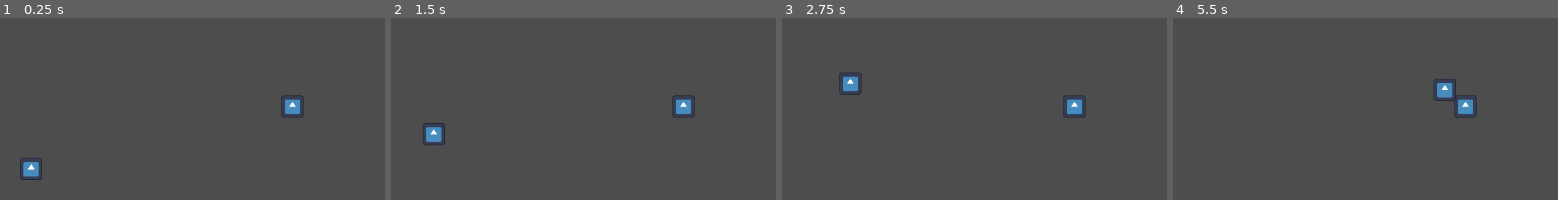
Above: before the commit, frames 1-4 (left to right).
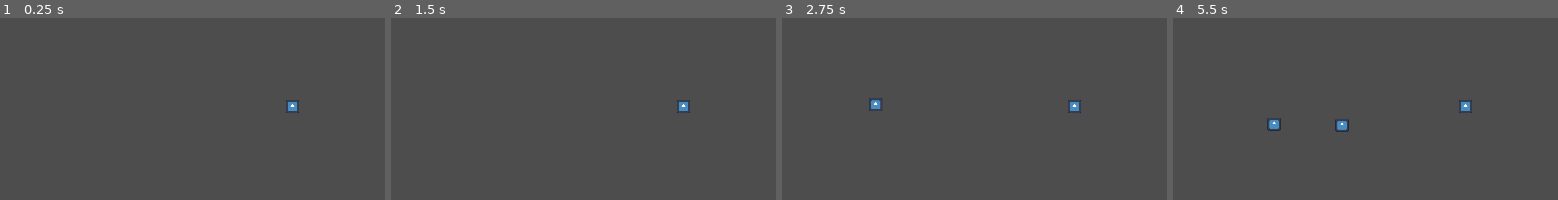
Above: after the commit, the same moments.

Repository: SIN-Studios/Greed
Game: Godot game, scene res://Scenes/Levels/test_level.tscn
Same seed, same stepped clock (60 frames per second), same inputs: the game is played once before the commit and once after it. Before the commit the project starts from res://Scenes/Levels/main_level.tscn. The engine's default icon, where the game draws it, is replaced by a stand-in: a white triangle on a blue panel in a dark square.
Inputs (mouse positions are in pixels of both pictures, inside the frame that each line leads up to):
- Up to frame 1 (0.25 s): no input
- Up to frame 2 (1.5 s): move the mouse to (outside the picture) at 0.52 s; hold D (move_right) 0.53-1.28 s; click (outside the picture) at 0.6 s; move the mouse to (521, 129) at 1.27 s; hold S (move_backward) from 1.28 s (still down); click (521, 129) at 1.35 s
- Up to frame 3 (2.75 s): move the mouse to (outside the picture) at 2.02 s; release S (move_backward) at 2.03 s; hold D (move_right) from 2.03 s (still down); click (outside the picture) at 2.1 s
- Up to frame 4 (5.5 s): move the mouse to (1427, 196) at 2.77 s; release D (move_right) at 2.78 s; hold W (move_forward) 2.78-3.53 s; click (1427, 196) at 2.85 s; move the mouse to (outside the picture) at 3.52 s; hold A (move_left) 3.53-5.03 s; click (outside the picture) at 3.6 s; move the mouse to (1226, 39) at 4.27 s; click (1226, 39) at 4.35 s; move the mouse to (1504, 107) at 5.02 s; hold S (move_backward) from 5.03 s (still down); click (1504, 107) at 5.1 s

The runs differ from the first frame. In frame 1, 0.8% of the frame differs, in the area x 5-79%, y 42-90%; in frame 2, 0.8%; in frame 3, 0.9%; in frame 4, 1.2%, in the area x 24-79%, y 33-63%.

Commit message:
fixing collisions, and some other stuff

Diff:
--- /dev/null
+++ b/Project/Scenes/Levels/test_level.tscn
@@ -0,0 +1,11 @@
+[gd_scene format=3 uid="uid://bfgyopghckhci"]
+
+[ext_resource type="PackedScene" uid="uid://xu8pjhossg40" path="res://Scenes/Player/player.tscn" id="1_2ytpj"]
+[ext_resource type="PackedScene" uid="uid://chsr0uagyvvty" path="res://Scenes/Technical/enemy_spawner.tscn" id="3_npfmg"]
+
+[node name="test_level" type="Node2D" unique_id=428871611]
+
+[node name="player" parent="." unique_id=1334899193 instance=ExtResource("1_2ytpj")]
+position = Vector2(379, -134)
+
+[node name="enemy_spawner" parent="." unique_id=1522186512 instance=ExtResource("3_npfmg")]
--- a/Project/Scenes/Player/knife.tscn
+++ b/Project/Scenes/Player/knife.tscn
@@ -7,7 +7,7 @@
 [node name="knife" type="Node2D" unique_id=331775305]
 
 [node name="Area2D" type="Area2D" parent="." unique_id=297568975]
-collision_layer = 8
+collision_layer = 4
 collision_mask = 8
 
 [node name="CollisionShape2D" type="CollisionShape2D" parent="Area2D" unique_id=1508981693]
--- a/Project/Scenes/Player/player.tscn
+++ b/Project/Scenes/Player/player.tscn
@@ -9,8 +9,7 @@
 size = Vector2(32, 32)
 
 [node name="player" type="CharacterBody2D" unique_id=1334899193 groups=["player"]]
-collision_layer = 5
-collision_mask = 5
+collision_layer = 4
 motion_mode = 1
 script = ExtResource("1_a3d8c")
 
--- a/Project/Scenes/Spawnable/enemy.tscn
+++ b/Project/Scenes/Spawnable/enemy.tscn
@@ -1,33 +1,58 @@
 [gd_scene format=3 uid="uid://dkoprr5x326x8"]
 
-[ext_resource type="Script" uid="uid://cdbep7d4o5ds5" path="res://Scripts/Attached/enemy.gd" id="1_eqn1u"]
+[ext_resource type="Script" uid="uid://cdbep7d4o5ds5" path="res://Scripts/Attached/Enemies/enemy.gd" id="1_eqn1u"]
 [ext_resource type="Texture2D" uid="uid://bxvua0gasaqjd" path="res://Assets/Sprites/icon.svg" id="2_i3vir"]
 
-[sub_resource type="RectangleShape2D" id="RectangleShape2D_i3vir"]
-size = Vector2(32, 32)
+[sub_resource type="RectangleShape2D" id="RectangleShape2D_3mt26"]
+
+[sub_resource type="CircleShape2D" id="CircleShape2D_mb5yn"]
+
+[sub_resource type="CircleShape2D" id="CircleShape2D_so16t"]
+
+[sub_resource type="RectangleShape2D" id="RectangleShape2D_05f0q"]
 
 [node name="enemy" type="CharacterBody2D" unique_id=1785780369 groups=["enemy"]]
-collision_layer = 9
-collision_mask = 9
+collision_layer = 8
+collision_mask = 13
 motion_mode = 1
 slide_on_ceiling = false
+platform_floor_layers = 4294967041
+platform_wall_layers = 1
 safe_margin = 1.0
 script = ExtResource("1_eqn1u")
-
-[node name="CollisionShape2D" type="CollisionShape2D" parent="." unique_id=998472841]
-scale = Vector2(0.8, 0.8)
-shape = SubResource("RectangleShape2D_i3vir")
-one_way_collision = true
 
 [node name="Sprite2D" type="Sprite2D" parent="." unique_id=1656603093]
 scale = Vector2(0.25, 0.25)
 texture = ExtResource("2_i3vir")
 
 [node name="Area2D" type="Area2D" parent="." unique_id=329374249]
-collision_layer = 4
+collision_layer = 8
 collision_mask = 4
 
-[node name="CollisionShape2D" type="CollisionShape2D" parent="Area2D" unique_id=1768100830]
-shape = SubResource("RectangleShape2D_i3vir")
+[node name="CollisionShape2D" type="CollisionShape2D" parent="Area2D" unique_id=397723945]
+scale = Vector2(1.5, 1.5)
+shape = SubResource("RectangleShape2D_3mt26")
+
+[node name="detection_range" type="Area2D" parent="." unique_id=76861058]
+collision_layer = 8
+collision_mask = 4
+
+[node name="CollisionShape2D" type="CollisionShape2D" parent="detection_range" unique_id=485786644]
+scale = Vector2(15, 15)
+shape = SubResource("CircleShape2D_mb5yn")
+
+[node name="focus_range" type="Area2D" parent="." unique_id=523126110]
+collision_layer = 8
+collision_mask = 4
+
+[node name="CollisionShape2D" type="CollisionShape2D" parent="focus_range" unique_id=1334775914]
+scale = Vector2(40, 40)
+shape = SubResource("CircleShape2D_so16t")
+
+[node name="CollisionShape2D" type="CollisionShape2D" parent="." unique_id=1871596448]
+scale = Vector2(1.25, 1.25)
+shape = SubResource("RectangleShape2D_05f0q")
 
 [connection signal="body_entered" from="Area2D" to="." method="_on_area_2d_body_entered"]
+[connection signal="body_entered" from="detection_range" to="." method="_on_detection_range_body_entered"]
+[connection signal="body_exited" from="focus_range" to="." method="_on_focus_range_body_exited"]
--- a/Project/Scenes/Spawnable/item.tscn
+++ b/Project/Scenes/Spawnable/item.tscn
@@ -17,15 +17,25 @@
 texture = ExtResource("1_5etqo")
 
 [node name="Area2D" type="Area2D" parent="." unique_id=1771012388]
+collision_layer = 16
+collision_mask = 4
 
 [node name="CollisionShape2D" type="CollisionShape2D" parent="Area2D" unique_id=655153126]
 shape = SubResource("CircleShape2D_1nyum")
 
 [node name="collection_range" type="Area2D" parent="." unique_id=734438668]
+collision_layer = 16
+collision_mask = 4
 
 [node name="CollisionShape2D" type="CollisionShape2D" parent="collection_range" unique_id=1581641770]
 shape = SubResource("CircleShape2D_5etqo")
 
+[node name="Timer" type="Timer" parent="." unique_id=1607761040]
+wait_time = 300.0
+one_shot = true
+autostart = true
+
 [connection signal="body_entered" from="Area2D" to="." method="_on_area_2d_body_entered"]
 [connection signal="body_entered" from="collection_range" to="." method="_on_collection_range_body_entered"]
 [connection signal="body_exited" from="collection_range" to="." method="_on_collection_range_body_exited"]
+[connection signal="timeout" from="Timer" to="." method="_on_timer_timeout"]
--- /dev/null
+++ b/Project/Scenes/Technical/enemy_spawner.tscn
@@ -0,0 +1,12 @@
+[gd_scene format=3 uid="uid://chsr0uagyvvty"]
+
+[ext_resource type="Script" uid="uid://bbh418gsrooib" path="res://Scripts/Attached/enemy_spawner.gd" id="1_cjqn1"]
+
+[node name="enemy_spawner" type="Node2D" unique_id=1522186512]
+script = ExtResource("1_cjqn1")
+
+[node name="Timer" type="Timer" parent="." unique_id=1952201968]
+wait_time = 2.0
+autostart = true
+
+[connection signal="timeout" from="Timer" to="." method="_on_timer_timeout"]
--- a/Project/Scripts/Attached/enemy.gd
+++ b/Project/Scripts/Attached/Enemies/enemy.gd
@@ -8,6 +8,7 @@
 var direction: Vector2
 var player: CharacterBody2D
 var health: int = 100
+var following_player: bool = false
 
 var item: PackedScene = preload("res://Scenes/Spawnable/item.tscn")
 
@@ -17,10 +18,15 @@
 	SignalManager.enemy_take_damage.connect(take_damage)
 
 func _physics_process(_delta: float) -> void:
-	direction = global_position.direction_to(player.global_position)
-	velocity = direction * speed * speed_multuplier
-	if speed_multuplier != 1:
-		speed_multuplier += 1
+	if following_player:
+		direction = global_position.direction_to(player.global_position)
+		velocity = direction * speed * speed_multuplier
+		if speed_multuplier != 1:
+			speed_multuplier += 1
+		else:
+			set_collision_mask_value(4, true)
+	else:
+		velocity = Vector2(0,0)
 	move_and_slide()
 
 
@@ -30,19 +36,31 @@
 		var new_damage = enemy_damage * randf_range(0.8, 1.2)
 		SignalManager.player_take_damage.emit(new_damage)
 
-func take_damage(damage):
-	print("enemy ", health)
-	health -= damage
-	if health <= 0:
-		enemy_die()
-	#knockback enemy
-	speed_multuplier = -10
 
-func enemy_die():
+
+func take_damage(damage, body) -> void:
+	if body == self:
+		print("enemy ", health)
+		health -= damage
+		if health <= 0:
+			enemy_die()
+		#knockback enemy
+		speed_multuplier = -10
+		set_collision_mask_value(4, false)
+
+func enemy_die() -> void:
 	summon_item()
 	queue_free()
 
-func summon_item():
+func summon_item() -> void:
 	var new_item = item.instantiate()
 	new_item.global_position = global_position
 	call_deferred("add_sibling", new_item)
+
+func _on_detection_range_body_entered(body: Node2D) -> void:
+	if body == player:
+		following_player = true
+
+func _on_focus_range_body_exited(body: Node2D) -> void:
+	if body == player:
+		following_player = false
--- /dev/null
+++ b/Project/Scripts/Attached/enemy_spawner.gd
@@ -0,0 +1,26 @@
+extends Node2D
+
+var enemy: PackedScene = preload("res://Scenes/Spawnable/enemy.tscn")
+var current_enemy: String = "dumpling"
+
+var enemies: Dictionary[String, ItemData] = {
+	"dumpling": create_item("Dumpling", preload("res://Assets/Sprites/icon.svg"), preload("res://Scripts/Attached/Enemies/enemy.gd"))
+}
+
+func create_item(enemy_name: String, enemy_texture: Texture2D, enemy_script: Script) -> ItemData:
+	var enemy_data = ItemData.new()
+	enemy_data.enemy_name = enemy_name
+	enemy_data.enemy_texture = enemy_texture
+	enemy_data.enemy_script = enemy_script
+	return enemy_data
+
+func _on_timer_timeout() -> void:
+	spawn_enemy(Vector2(randf_range(-100,100),randf_range(-100,100)))
+
+func spawn_enemy(coordinates: Vector2) -> void:
+	var new_enemy = enemy.instantiate()
+	new_enemy.global_position = coordinates
+	new_enemy.name = str(enemies[current_enemy].enemy_name, "_1")
+	new_enemy.get_node("Sprite2D").texture = enemies[current_enemy].enemy_texture
+	new_enemy.script = enemies[current_enemy].enemy_script
+	call_deferred("add_child", new_enemy, true)
--- a/Project/Scripts/Attached/hand.gd
+++ b/Project/Scripts/Attached/hand.gd
@@ -19,4 +19,4 @@
 	if body.is_in_group("enemy"):
 		@warning_ignore("narrowing_conversion")
 		var new_damage: int = weapon_damage * randf_range(0.8,1.2)
-		SignalManager.enemy_take_damage.emit(new_damage)
+		SignalManager.enemy_take_damage.emit(new_damage, body)
--- a/Project/Scripts/Attached/item.gd
+++ b/Project/Scripts/Attached/item.gd
@@ -28,3 +28,7 @@
 		var direction = global_position.direction_to(player.global_position)
 		var distance_to_player = global_position.distance_to(player.global_position)
 		global_position += direction * speed * delta * (200 - distance_to_player)
+
+
+func _on_timer_timeout() -> void:
+	queue_free()
--- /dev/null
+++ b/Project/Scripts/Detatched/enemy_data.gd
@@ -0,0 +1,6 @@
+class_name ItemData
+extends Resource
+
+var enemy_texture: Texture2D
+var enemy_name: String
+var enemy_script: Script
--- a/Project/project.godot
+++ b/Project/project.godot
@@ -11,13 +11,18 @@
 [application]
 
 config/name="Greed"
-run/main_scene="uid://cbm8wkrbhppjn"
+run/main_scene="uid://bfgyopghckhci"
 config/features=PackedStringArray("4.6", "Forward Plus")
 config/icon="res://icon.svg"
 
 [autoload]
 
 SignalManager="*uid://dqlltuxt2b8u4"
+
+[display]
+
+window/size/viewport_width=1920
+window/size/viewport_height=1080
 
 [global_group]
 
@@ -62,7 +67,8 @@
 2d_physics/layer_1="Enviroment Solid"
 2d_physics/layer_2="Enviroment Parsable"
 2d_physics/layer_3="Player"
-2d_physics/layer_4="Enemy"
+2d_physics/layer_4="Enemies"
+2d_physics/layer_5="Items"
 
 [physics]
 
Renamed: Project/Scripts/Attached/enemy.gd.uid -> Project/Scripts/Attached/Enemies/enemy.gd.uid
Not shown, added: Project/Scripts/Attached/enemy_spawner.gd.uid
Not shown, added: Project/Scripts/Detatched/enemy_data.gd.uid
